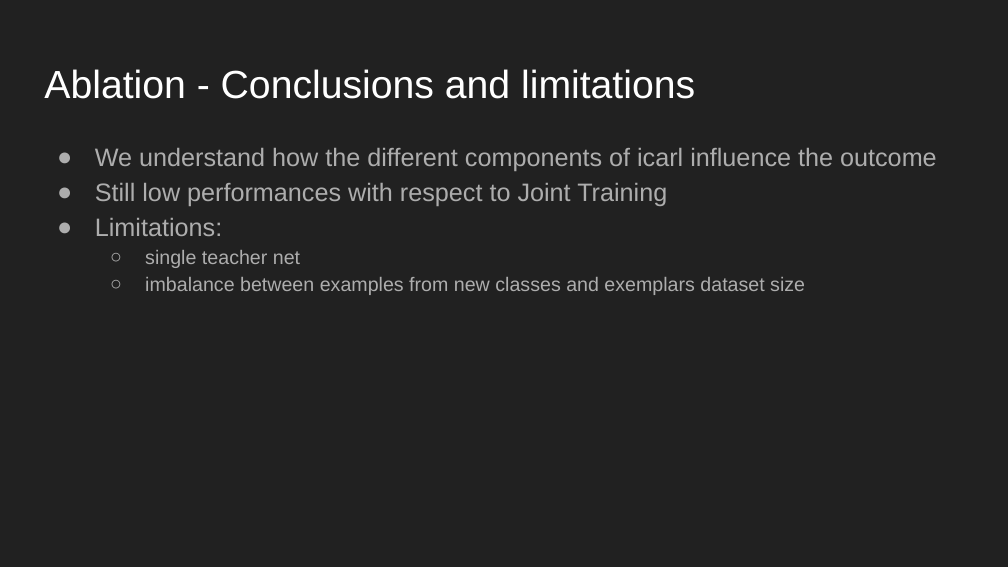
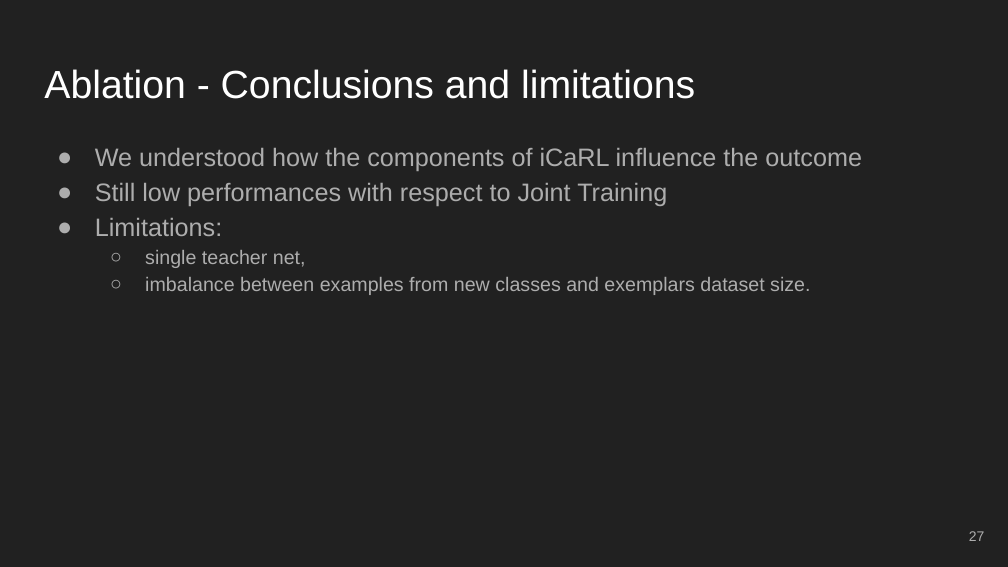
Before and after one commit to danielegenta/Progetto-MLDL, a slide deck: slide 27 of Report/Slides/MLDL_slides.pptx (slide 28 before the commit). Drawn at 1008x567 pixels with LibreOffice and Linux fonts; fonts in the diff are those of the drawing. Boxes give left, top, right and bottom in pixels: in the first picture for what was removed or moved away, otherwise in the second. Text is boxed around its words. In the diff, an @@ line names an element or a change of style, - is before the commit and + after.

```diff
--- a/Report/Slides/MLDL_slides.pptx
+++ b/Report/Slides/MLDL_slides.pptx
@@ text at (95,148,862,171): text changed @@
-● We understand how the different components of icarl influence the outcome
+● We understood how the components of iCaRL influence the outcome
@@ text at (145,250,810,295): text changed @@
-  ○ single teacher net
-  ○ imbalance between examples from new classes and exemplars dataset size
+  ○ single teacher net,
+  ○ imbalance between examples from new classes and exemplars dataset size.
@@ page number added at (969,531,985,541), 10 pt, text #ADADAD @@
+27
```
Also in this commit, not shown: 33 other slides changed, 1 slide added, 1 slide removed.
